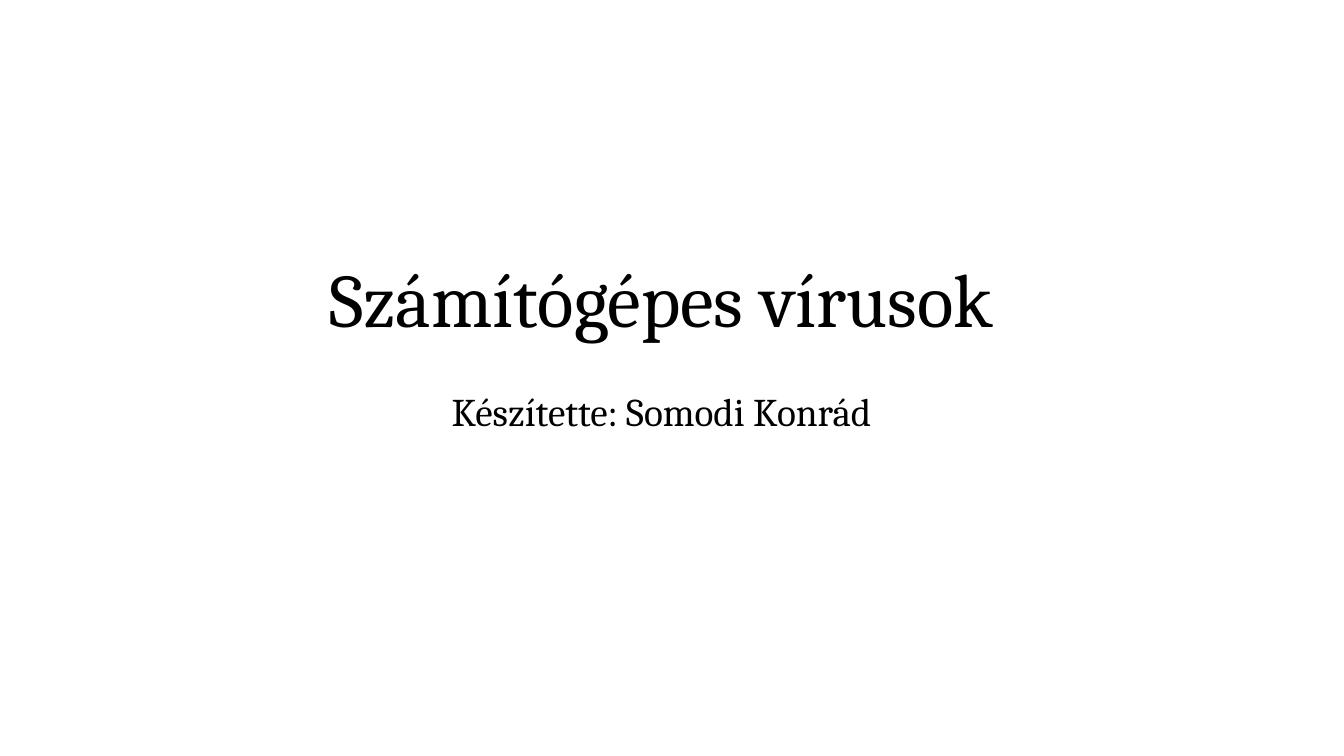
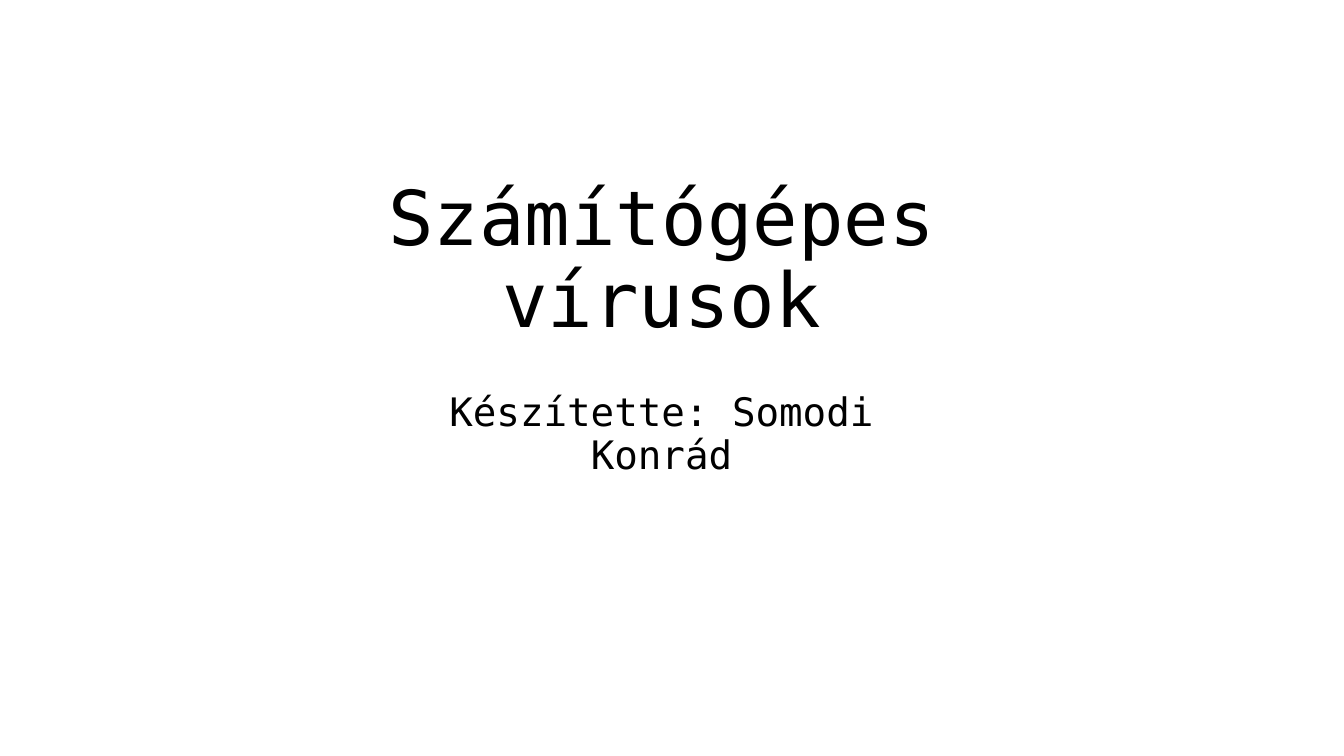
Before and after one commit to somodikonrad/Paprika, a slide deck: slide 1 of Beadandó SK.pptx. Drawn at 1344x756 pixels with LibreOffice and Linux fonts; fonts in the diff are those of the drawing. Boxes give left, top, right and bottom in pixels: in the first picture for what was removed or moved away, otherwise in the second. Text is boxed around its words. In the diff, an @@ line names an element or a change of style, - is before the commit and + after.

```diff
--- a/Beadandó SK.pptx
+++ b/Beadandó SK.pptx
@@ title "Számítógépes vírusok" at (x1=388, y1=184, x2=934, y2=328): font Cambria to DejaVu Sans Mono @@
@@ subtitle "Készítette: Somodi Konrád" at (x1=449, y1=394, x2=873, y2=470): font Cambria to DejaVu Sans Mono @@
```
Also in this commit, not shown: 8 slides added, 8 slides removed.
